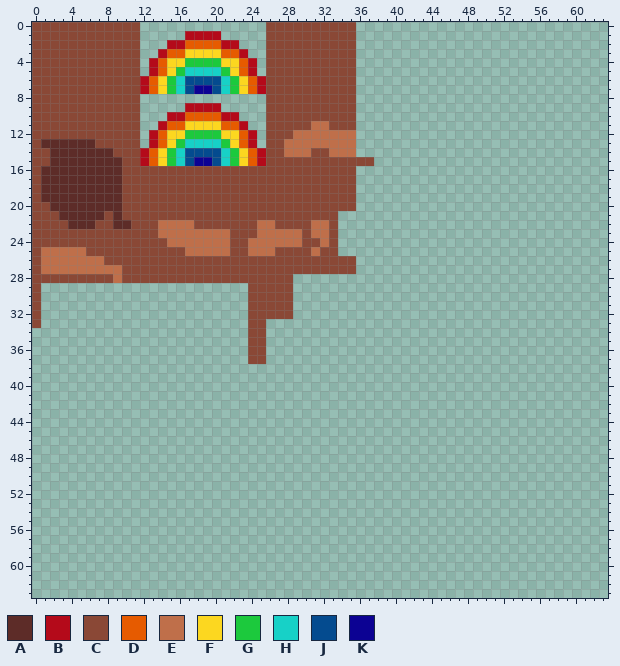
Two states of a pixel-art sprite, resources/textures/rainbow_in_a_pot.png. The picture above was drawn from the file before the commit.
The file is 64x64 pixels.
Palette (. is transparent): A #5d2c28  B #b40a1a  C #8a4836  D #e65b00  E #bf6f4a  F #fcd720  G #1cc93d  H #17d1c7  J #044b8f  K #0c0293
Pixels before (only the part around the change), first column x 0:
 0 CCCCCCCCCCCC..............CCCCCCCCCC............................
 1 CCCCCCCCCCCC.....BBBB.....CCCCCCCCCC............................
 2 CCCCCCCCCCCC...BBDDDDBB...CCCCCCCCCC............................
 3 CCCCCCCCCCCC..BDDFFFFDDB..CCCCCCCCCC............................
 4 CCCCCCCCCCCC.BDFFGGGGFFDB.CCCCCCCCCC............................
 5 CCCCCCCCCCCC.BDFGHHHHGFDB.CCCCCCCCCC............................
 6 CCCCCCCCCCCCBDFGHJJJJHGFDBCCCCCCCCCC............................
 7 CCCCCCCCCCCCBDFGHJKKJHGFDBCCCCCCCCCC............................
 8 CCCCCCCCCCCC..............CCCCCCCCCC............................
 9 CCCCCCCCCCCC.....BBBB.....CCCCCCCCCC............................
10 CCCCCCCCCCCC...BBDDDDBB...CCCCCCCCCC............................
11 CCCCCCCCCCCC..BDDFFFFDDB..CCCCCEECCC............................
12 CCCCCCCCCCCC.BDFFGGGGFFDB.CCCEEEEEEE............................
13 CAAAAAACCCCC.BDFGHHHHGFDB.CCEEEEEEEE............................
14 CCAAAAAAACCCBDFGHJJJJHGFDBCCEEECCEEE............................
15 CCAAAAAAAACCBDFGHJKKJHGFDBCCCCCCCCCCCC..........................
16 CAAAAAAAAACCCCCCCCCCCCCCCCCCCCCCCCCC............................
17 CAAAAAAAAACCCCCCCCCCCCCCCCCCCCCCCCCC............................
18 CAAAAAAAAACCCCCCCCCCCCCCCCCCCCCCCCCC............................
19 CAAAAAAAAACCCCCCCCCCCCCCCCCCCCCCCCCC............................
20 CCAAAAAAAACCCCCCCCCCCCCCCCCCCCCCCCCC............................
21 CCCAAAAACACCCCCCCCCCCCCCCCCCCCCCCC..............................
22 CCCCAAACCAACCCEEEECCCCCCCEECCCCEEC..............................
23 CCCCCCCCCCCCCCEEEEEEEECCCEEEEECEEC..............................
24 CCCCCCCCCCCCCCCEEEEEEECCEEEEEECCEC..............................
25 CEEEEECCCCCCCCCCCEEEEECCEEECCCCECC..............................
26 CEEEEEEECCCCCCCCCCCCCCCCCCCCCCCCCCCC............................
27 CEEEEEEEEECCCCCCCCCCCCCCCCCCCCCCCCCC............................
28 CCCCCCCCCECCCCCCCCCCCCCCCCCCC...................................
29 C.......................CCCCC...................................
30 C.......................CCCCC...................................
31 C.......................CCCCC...................................
32 C.......................CCCCC...................................
33 C.......................CC......................................
34 ........................CC......................................
35 ........................CC......................................
36 ........................CC......................................
37 ........................CC......................................
38 ................................................................
39 ................................................................
40 ................................................................
41 ................................................................
42 ................................................................
43 ................................................................
44 ................................................................
45 ................................................................
46 ................................................................
47 ................................................................
48 ................................................................
49 ................................................................
50 ................................................................
51 ................................................................
52 ................................................................
53 ................................................................
54 ................................................................
55 ................................................................
56 ................................................................
57 ................................................................
58 ................................................................
59 ................................................................
60 ................................................................
61 ................................................................
62 ................................................................
63 ................................................................
The same view after the edit:
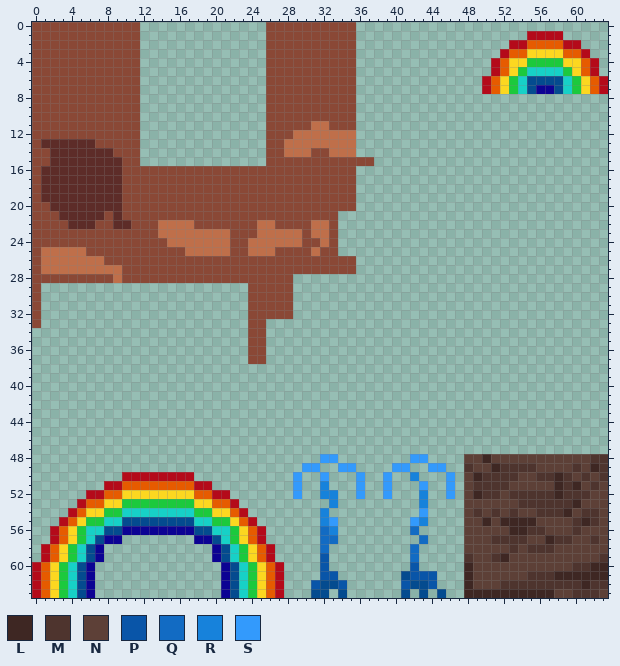
Colours new in this view: L #3e2723  M #4e342e  N #5d4037  P #0955a8  Q #126bc3  R #1782db  S #339afc
Difference:
Changed rows in their new state; - is an unchanged pixel.
first column x 12:
 1 -----....----------------------------------BBBB-----
 2 ---........------------------------------BBDDDDBB---
 3 --..........----------------------------BDDFFFFDDB--
 4 -............--------------------------BDFFGGGGFFDB-
 5 -............--------------------------BDFGHHHHGFDB-
 6 ..............------------------------BDFGHJJJJHGFDB
 7 ..............------------------------BDFGHJKKJHGFDB
 9 -----....-------------------------------------------
10 ---........-----------------------------------------
11 --..........----------------------------------------
12 -............---------------------------------------
13 -............---------------------------------------
14 ..............--------------------------------------
15 ..............--------------------------------------
first column x 0:
48 --------------------------------SS--------SS----NNLNNNNNNNNNNNMM
49 ------------------------------SS--SS----SS--SS--MNNLMMMMNNNNMNLM
50 ----------BBBBBBBB-----------S--S---S--S--R---S-NLMMMMNNMMLMNMNM
51 --------BBDDDDDDDDBB---------S--R---S--S---S--S-NMMMMNNNNNLMLNMN
52 ------BBDDFFFFFFFFDDBB-------S--RR--S--S---R--S-NLMMNMMMMMLMMMNN
53 -----BDDFFGGGGGGGGFFDDB----------R---------R----NNNNNNMMMMMMLNNN
54 ----BDFFGGHHHHHHHHGGFFDB--------R----------S----NMNMNMNNMMMLNMMN
55 ---BDFGGHHJJJJJJJJHHGGFDB-------RS--------SR----NNLNLLLLNNNNMLMN
56 --BDFGHHJJKKKKKKKKJJHHGFDB------QR--------Q-----NNNNNLLMMNNNMNNN
57 --BDFGHJKK--------KKJHGFDB------QQ---------Q----NNNMMMMNNLMMNNMN
58 -BDFGHJK------------KJHGFDB-----Q---------Q-----NNNNNMNMMMNNNNNN
59 -BDFGHJK------------KJHGFDB-----P---------Q-----MNNMLNNNNNNNNNNM
60 BDFGHJK--------------KJHGFDB----P---------P-----LNNNNNNNNNNNMMLL
61 BDFGHJK--------------KJHGFDB----PP-------JPPP---LNNNNNNMMMLLLLLL
62 BDFGHJK--------------KJHGFDB---PJJP------PJJP---LNNNMMMMMMMMMLMM
63 BDFGHJK--------------KJHGFDB---JJ-J------J-J-J--LLLLLLLLLLNNMMMN
Where, in picture pixels (left, top, right, bottom), the same in both pictures:
erased: (140, 31, 266, 166)
added: (482, 31, 608, 94)
added: (32, 454, 608, 598)
